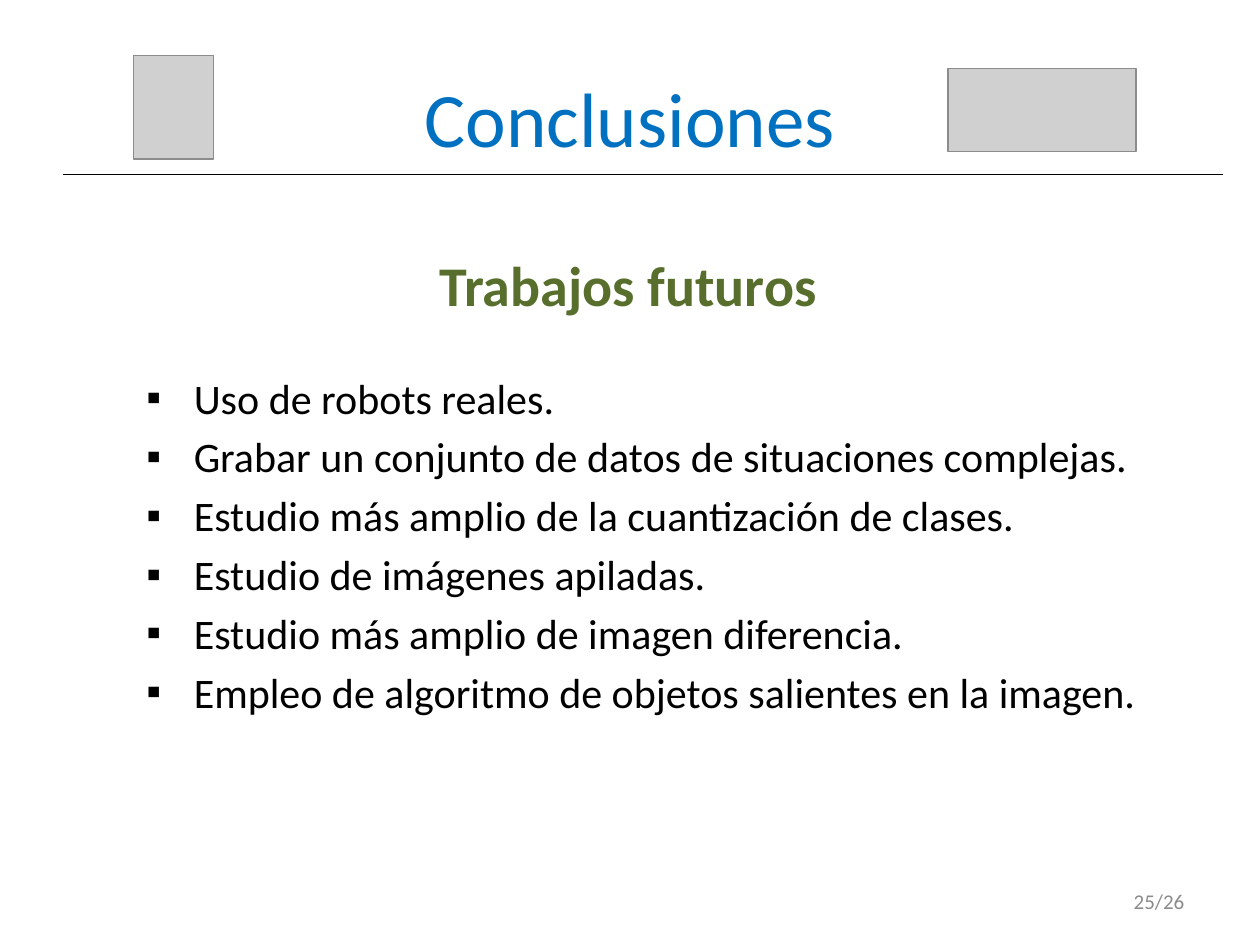
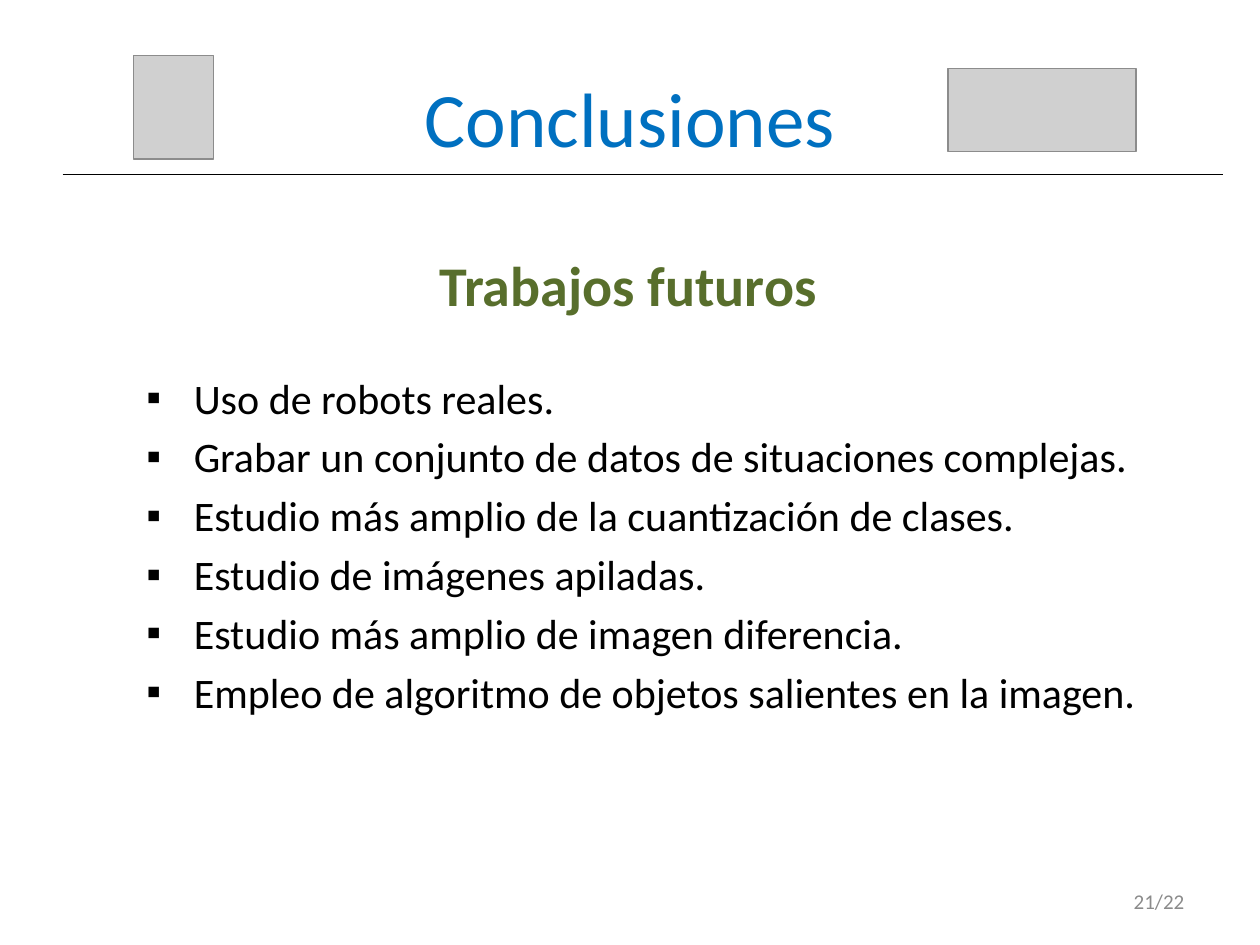
Before and after one commit to RoboticsLabURJC/2017-tfm-vanessa-fernandez, a slide deck: slide 22 of Memoria/Presentación.pptx (slide 26 before the commit). Drawn at 1260x945 pixels with LibreOffice and Linux fonts; fonts in the diff are those of the drawing; grey boxes stand for pictures. Boxes give left, top, right and bottom in pixels: in the first picture for what was removed or moved away, otherwise in the second. Text is boxed around its words. In the diff, an @@ line names an element or a change of style, - is before the commit and + after.

```diff
--- a/Memoria/Presentación.pptx
+++ b/Memoria/Presentación.pptx
@@ text at [1134, 894, 1185, 910]: text changed @@
-25/26
+21/22
```
Also in this commit, not shown: 21 other slides changed, 4 slides removed.
